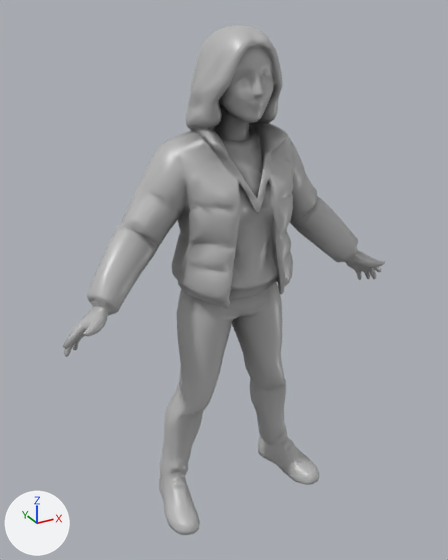
The glTF model app/story/models/vecina.glb, before and after one commit.
One viewpoint serves both versions: a camera (50 mm lens) standing at (-0.988, -1.7, 1.763) and looking at (-0.026, 0.05, 0.887). Every picture has the same lights, and +X, +Y and +Z are marked at lower left. The first picture is the older version. Vertices at exactly the same position are counted once.

Objects in the first picture: 'vecina'.
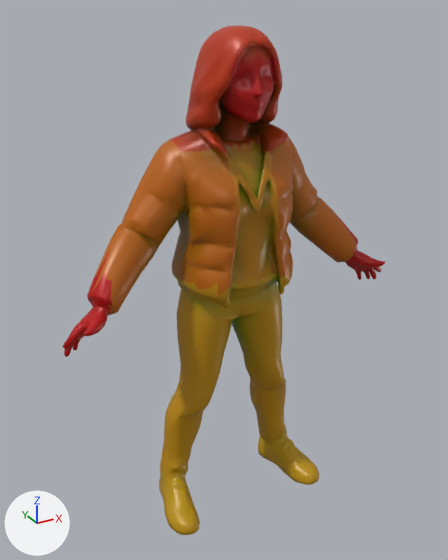
Changed parts and their boxes [x1, y1, x2, y2] in the pictures (448 x 560 px):
part 1 of me_model_001, recoloured (darker)
    both: [159, 175, 319, 535]
part 2 of me_model_001, recoloured (white to orange)
    both: [93, 25, 357, 316]
part 3 of me_model_001, recoloured
    both: [63, 42, 385, 357]
part 4 of me_model_001, recoloured
    both: [66, 46, 375, 370]

What changed in the scene script:
```text
Change me_model_001:
    where me_model_001.from_pydata(...)  # 3999 vertices, 7999 faces; spans x -0.63..0.63, y -0.16..0.21, z 0.0..1.71
    used by ob_vecina; location = (0.0, 0.0, 0.0)
    me_model_001 part 1: 2445 faces centred in x -0.33..0.33, y -0.16..0.21, z 0.0..1.27 are repainted in the vertex colours; the middle colour goes from white #fefefe to yellow #febc00
    me_model_001 part 2: 2057 faces centred in x -0.47..0.47, y -0.13..0.2, z 0.88..1.71 are repainted in the vertex colours; the middle colour goes from white #fdfdfd to orange #fd8900
    me_model_001 part 3: 1275 faces centred in x -0.62..0.62, y -0.13..0.19, z 0.77..1.67 are repainted in the vertex colours; the middle colour goes from white #f9f9f9 to red #f90000
    me_model_001 part 4: 2222 faces centred in x -0.62..0.61, y -0.12..0.18, z 0.52..1.66 are repainted in the vertex colours; the middle colour goes from light grey #c6c6c6 to orange #c68900
```
